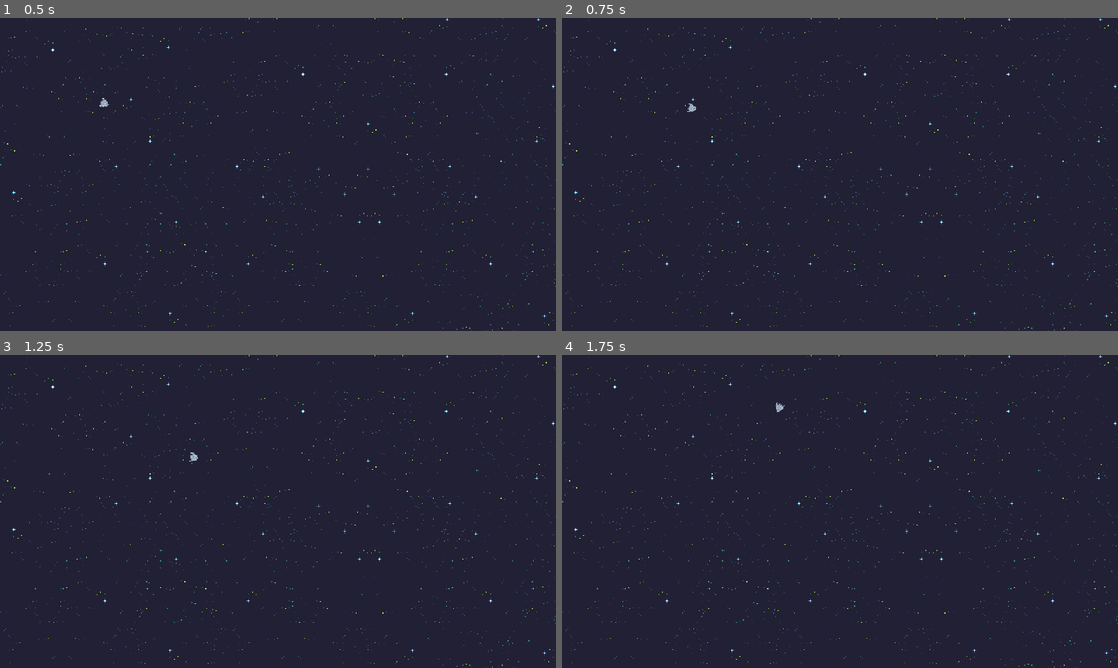
Above: before the commit, frames 1-4 (two rows, left to right).
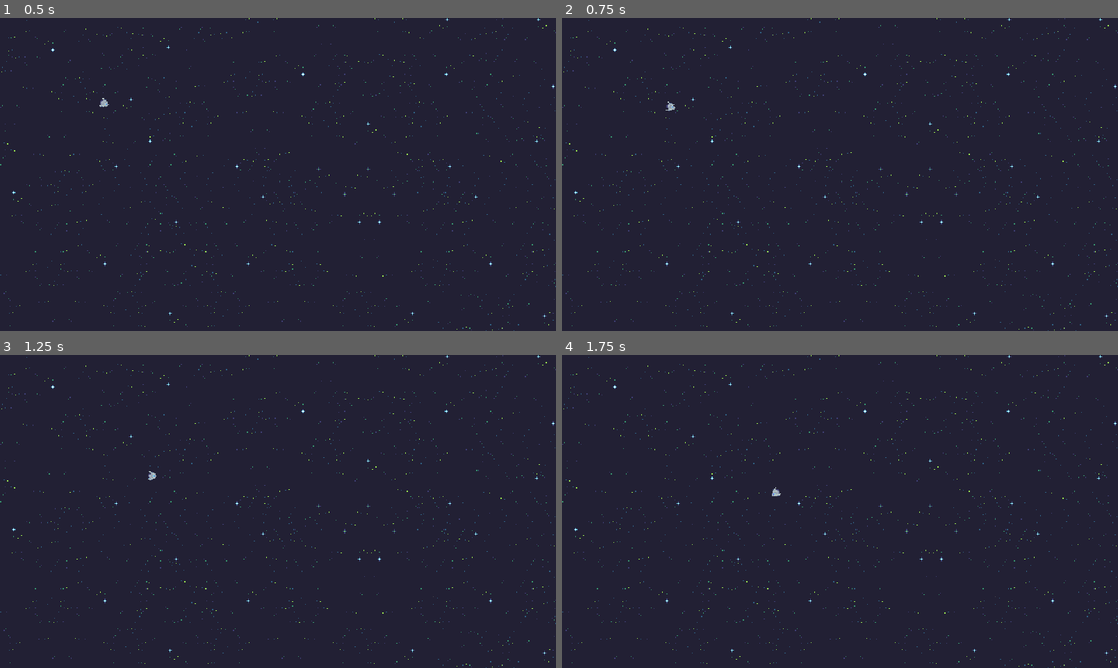
Above: after the commit, the same moments.

Repository: SlipperyJAMS/SlipperyJAMS.github.io
Game: Godot game, scene res://Scenes/Level1.tscn
Same seed, same stepped clock (60 frames per second), same inputs: the game is played once before the commit and once after it.
Inputs (mouse positions are in pixels of both pictures, inside the frame that each line leads up to):
- Up to frame 1 (0.5 s): no input
- Up to frame 2 (0.75 s): tap Enter at 0.5 s; move the mouse to (962, 158) at 0.52 s; hold Up (move_forward) from 0.53 s (still down)
- Up to frame 3 (1.25 s): keep holding Up (move_forward)
- Up to frame 4 (1.75 s): move the mouse to (728, 527) at 1.27 s; release Up (move_forward) at 1.28 s; hold Down (move_backward) from 1.28 s (still down)

Frame 1 is identical in both runs. In frame 2, less than 0.1% of the frame differs, in the area x 18-25%, y 26-30%; in frame 3, less than 0.1%; in frame 4, less than 0.1%, in the area x 37-40%, y 15-46%.

Commit message:
physics motion

Diff:
--- a/project/Scenes/Player/playership.gd
+++ b/project/Scenes/Player/playership.gd
@@ -1,19 +1,42 @@
 extends CharacterBody2D
 
-#var cursor_position = get_global_mouse_position()
-
+var max_speed = 150.0
+var acceleration = 5
 
 func _ready() -> void:
 	pass # Replace with function body.
 
 
-func _process(delta):
+func _physics_process(delta):
 	look_at(get_global_mouse_position())
-	var movement_vector = get_movement_vector()
-	var direction = movement_vector.normalized().rotated(rotation)
-	global_position += direction * delta * 150
+	var input_vector := Vector2(0, Input.get_axis("move_forward", "move_backward"))
+	velocity += input_vector.rotated(rotation + 90) * acceleration
+	velocity = velocity.limit_length(max_speed)
 
-func get_movement_vector():
-	var forward_movement = Input.get_action_strength("move_forward") - Input.get_action_strength("move_backward")
-	var side_movement = 0
-	return Vector2(forward_movement, side_movement)
+
+	if input_vector.y == 0:
+		velocity = velocity.move_toward(Vector2.ZERO, 0.3)
+
+	move_and_slide()
+
+	var screen_size = get_viewport_rect().size
+	if global_position.y < 0:
+		global_position.y = screen_size.y
+	elif global_position.y > screen_size.y:
+		global_position.y = 0
+	if global_position.x < 0:
+		global_position.x = screen_size.x
+	elif global_position.x > screen_size.x:
+		global_position.x = 0
+
+	#var direction = movement_vector.normalized().rotated(rotation)
+	#if (movement_vector.x != 0):
+		#max_speed = 1
+		#velocity = movement_vector * max_speed
+		#global_position += direction * velocity
+		#
+	#if (movement_vector.x == 0):
+		#var deceleration_rate = 0.03
+		#max_speed = move_toward(150, 0, deceleration_rate)
+		#velocity = velocity * max_speed
+		##global_position += direction * delta * max_speed
